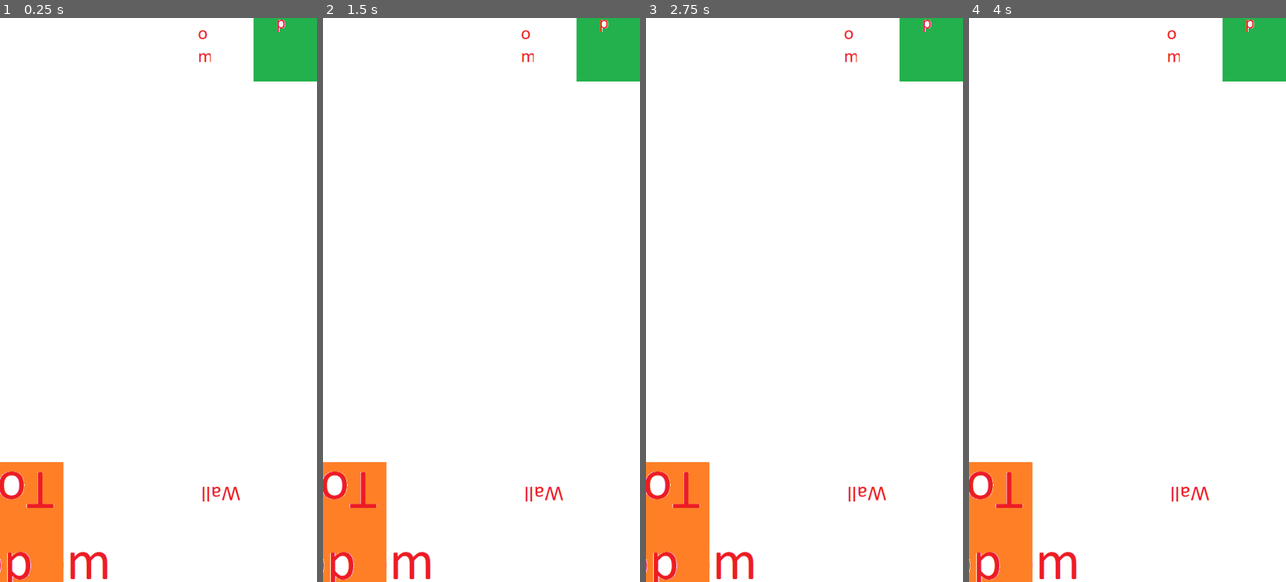
Above: before the commit, frames 1-4 (left to right).
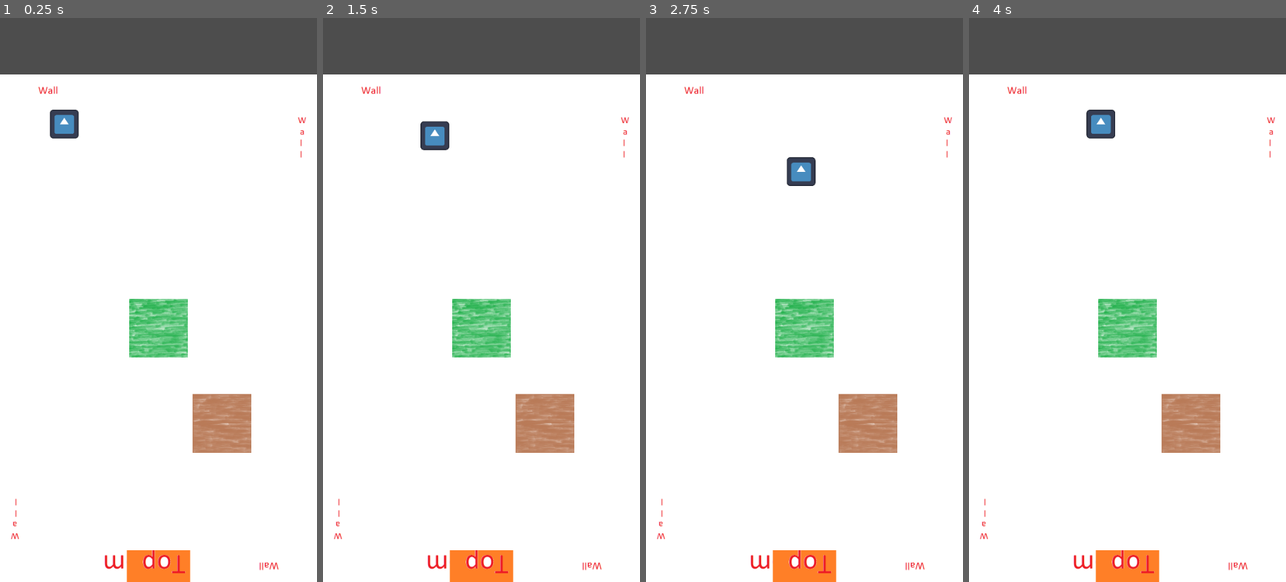
Above: after the commit, the same moments.

Repository: eiparfenov/SwipeDungeon
Game: Godot game, scene res://temp_and_test/player_test.tscn
Two runs of this game, one before a commit and one after it. Both use one fixed random seed, a clock stepped at 60 frames per second and the inputs below. Before the commit the project starts from res://maze/maze.tscn. The engine's default icon, where the game draws it, is replaced by a stand-in: a white triangle on a blue panel in a dark square.
Inputs:
- Up to frame 1 (0.25 s): no input
- Up to frame 2 (1.5 s): tap Enter at 0.5 s; hold Right (ui_right) 0.53-1.28 s; hold Down (ui_down) from 1.28 s (still down)
- Up to frame 3 (2.75 s): release Down (ui_down) at 2.03 s; hold Right (ui_right) from 2.03 s (still down)
- Up to frame 4 (4 s): release Right (ui_right) at 2.78 s; hold Up (ui_up) 2.78-3.53 s; hold Left (ui_left) from 3.53 s (still down)

The runs differ from the first frame. In frame 1, 20% of the frame differs, in the area x 0-100%, y 0-100%; in frame 2, 20%; in frame 3, 20%; in frame 4, 20%.

Commit message:
Early major improvment

Diff:
--- a/Utils/direction.gd
+++ b/Utils/direction.gd
@@ -30,3 +30,6 @@
 	dir = dir << 2 | dir >> 2
 	dir = dir % 16
 	return dir
+
+
+const UNIT = 108.0
--- /dev/null
+++ b/entities/base_entity.gd
@@ -0,0 +1,30 @@
+extends CharacterBody2D
+class_name BaseEntity
+
+
+var velocity_effectors: Array[BaseVelocityEffector] = []
+var stats: EntityStats:
+	get:
+		return $EntityStats
+var current_velocity: Vector2:
+	get:
+		var velocity = Vector2.ZERO
+		for velocity_effector in velocity_effectors:
+			velocity = velocity_effector.effect_velocity(velocity)
+		return velocity
+
+
+func _physics_process(delta):
+	var collision = move_and_collide(current_velocity * delta * stats.speed * Utils.UNIT)
+	if collision != null:
+		for velocity_effector in velocity_effectors:
+			velocity_effector.on_entity_collision(collision)
+
+
+func add_velocity_effector(velocity_effector: BaseVelocityEffector):
+	velocity_effectors.append(velocity_effector)
+	velocity_effectors.sort_custom(func(a, b): return a.order < b.order)
+
+
+func remove_velocity_effector(velocity_effector: BaseVelocityEffector):
+	velocity_effectors.erase(velocity_effector)
--- /dev/null
+++ b/entities/base_entity.tscn
@@ -0,0 +1,29 @@
+[gd_scene load_steps=6 format=3 uid="uid://0oe3rsmd5net"]
+
+[ext_resource type="Script" path="res://entities/base_entity.gd" id="1_3jshd"]
+[ext_resource type="Script" path="res://entities/entity_stats.gd" id="2_8n5x3"]
+[ext_resource type="Texture2D" uid="uid://b5g0jgx2pmmnm" path="res://icon.svg" id="2_iomff"]
+[ext_resource type="Script" path="res://entities/damageable.gd" id="5_kg68w"]
+
+[sub_resource type="CircleShape2D" id="CircleShape2D_1ot2t"]
+resource_local_to_scene = true
+radius = 30.0
+
+[node name="BaseEntity" type="CharacterBody2D"]
+collision_layer = 0
+collision_mask = 16
+script = ExtResource("1_3jshd")
+
+[node name="Sprite2D" type="Sprite2D" parent="."]
+texture = ExtResource("2_iomff")
+
+[node name="CollisionShape2D" type="CollisionShape2D" parent="."]
+shape = SubResource("CircleShape2D_1ot2t")
+
+[node name="EntityStats" type="Node2D" parent="."]
+script = ExtResource("2_8n5x3")
+
+[node name="VelocityEffectors" type="Node2D" parent="."]
+
+[node name="Damageable" type="Node2D" parent="."]
+script = ExtResource("5_kg68w")
--- /dev/null
+++ b/entities/base_velocity_effector.gd
@@ -0,0 +1,27 @@
+extends Node2D
+class_name BaseVelocityEffector
+
+
+@export var order: int
+var stats: EntityStats:
+	get:
+		return get_node("../EntityStats")
+var entity: BaseEntity:
+	get:
+		return get_node("../..")
+
+
+func _ready():
+	entity.add_velocity_effector(self)
+
+
+func _exit_tree():
+	entity.remove_velocity_effector(self)
+
+
+func effect_velocity(velocity: Vector2) -> Vector2:
+	return Vector2.ZERO
+
+
+func on_entity_collision(collision: KinematicCollision2D):
+	pass
--- /dev/null
+++ b/entities/damageable.gd
@@ -0,0 +1,19 @@
+extends Node2D
+class_name Damageable
+
+var health: int
+signal health_changed(health: int)
+signal died
+signal damaged(damage: int)
+
+func apply_damage(damage: float):
+	if randf() < (damage - floori(damage)):
+		damage += 1
+
+	health -= floori(damage)
+
+	health_changed.emit(health)
+	if health <= 0:
+		died.emit()
+
+	damaged.emit(damage)
--- /dev/null
+++ b/entities/enemies/bat.gd
@@ -0,0 +1 @@
+extends BaseEntity
--- /dev/null
+++ b/entities/enemies/bat.tscn
@@ -0,0 +1,12 @@
+[gd_scene load_steps=3 format=3 uid="uid://cumoocou81n05"]
+
+[ext_resource type="PackedScene" uid="uid://0oe3rsmd5net" path="res://entities/base_entity.tscn" id="1_yyk0m"]
+
+[sub_resource type="CircleShape2D" id="CircleShape2D_7iqgq"]
+resource_local_to_scene = true
+radius = 30.0
+
+[node name="BaseEntity" instance=ExtResource("1_yyk0m")]
+
+[node name="CollisionShape2D" parent="." index="1"]
+shape = SubResource("CircleShape2D_7iqgq")
--- /dev/null
+++ b/entities/entity_stats.gd
@@ -0,0 +1,9 @@
+extends Node2D
+class_name EntityStats
+
+@export var _speed: float # initial, don't change in game
+var speed: float # current, can be changed by effects
+
+
+func _ready():
+	speed = _speed
--- /dev/null
+++ b/entities/player/player.tscn
@@ -0,0 +1,28 @@
+[gd_scene load_steps=5 format=3 uid="uid://bo25ho7c4320c"]
+
+[ext_resource type="PackedScene" uid="uid://0oe3rsmd5net" path="res://entities/base_entity.tscn" id="1_obgi1"]
+[ext_resource type="PackedScene" uid="uid://bw5ie4mnr3yti" path="res://entities/velocity_effectors/player_control_ve.tscn" id="2_3ud8a"]
+[ext_resource type="PackedScene" uid="uid://b5u87v52gdb3h" path="res://entities/velocity_effectors/spickes_trap_ve.tscn" id="3_mkisa"]
+
+[sub_resource type="CircleShape2D" id="CircleShape2D_pd0vy"]
+resource_local_to_scene = true
+radius = 30.0
+
+[node name="Player" instance=ExtResource("1_obgi1")]
+collision_layer = 1
+collision_mask = 124
+metadata/_edit_horizontal_guides_ = [50.0]
+
+[node name="Sprite2D" parent="." index="0"]
+z_index = 10
+scale = Vector2(0.765411, 0.765411)
+
+[node name="CollisionShape2D" parent="." index="1"]
+shape = SubResource("CircleShape2D_pd0vy")
+
+[node name="EntityStats" parent="." index="2"]
+_speed = 2.0
+
+[node name="PlayerControlVe" parent="VelocityEffectors" index="0" instance=ExtResource("2_3ud8a")]
+
+[node name="SpickesTrapVe" parent="VelocityEffectors" index="2" instance=ExtResource("3_mkisa")]
--- /dev/null
+++ b/entities/velocity_effectors/diagonal_enemy_control_ve.gd
@@ -0,0 +1 @@
+extends BaseVelocityEffector
--- /dev/null
+++ b/entities/velocity_effectors/diagonal_enemy_control_ve.tscn
@@ -0,0 +1,6 @@
+[gd_scene load_steps=2 format=3 uid="uid://dd5fa6hoqh6pi"]
+
+[ext_resource type="Script" path="res://entities/velocity_effectors/diagonal_enemy_control_ve.gd" id="1_8ffwy"]
+
+[node name="DiagonalEnemyControlVe" type="Node2D"]
+script = ExtResource("1_8ffwy")
--- /dev/null
+++ b/entities/velocity_effectors/dirt_trap_ve.gd
@@ -0,0 +1,9 @@
+extends BaseVelocityEffector
+class_name DirtTrapVelocityEffector
+
+
+var dirt_trap_multiplier: float = 1
+
+
+func effect_velocity(velocity: Vector2) -> Vector2:
+	return velocity * dirt_trap_multiplier
--- /dev/null
+++ b/entities/velocity_effectors/dirt_trap_ve.tscn
@@ -0,0 +1,6 @@
+[gd_scene load_steps=2 format=3 uid="uid://dxlsddwiycci6"]
+
+[ext_resource type="Script" path="res://entities/velocity_effectors/dirt_trap_ve.gd" id="1_s4lm2"]
+
+[node name="DirtTrapVe" type="Node2D"]
+script = ExtResource("1_s4lm2")
--- /dev/null
+++ b/entities/velocity_effectors/player_control_ve.gd
@@ -0,0 +1,22 @@
+extends BaseVelocityEffector
+class_name PlayerControlVelocityEffector
+
+var direction: Vector2 = Vector2.ZERO
+
+func _process(delta):
+	if Input.is_action_just_pressed("ui_up"):
+		direction = Vector2.UP
+	if Input.is_action_just_pressed("ui_left"):
+		direction = Vector2.LEFT
+	if Input.is_action_just_pressed("ui_right"):
+		direction = Vector2.RIGHT
+	if Input.is_action_just_pressed("ui_down"):
+		direction = Vector2.DOWN
+
+
+func effect_velocity(velocity: Vector2) -> Vector2:
+	return direction
+
+
+func on_entity_collision(collision: KinematicCollision2D):
+	direction = -direction
--- /dev/null
+++ b/entities/velocity_effectors/player_control_ve.tscn
@@ -0,0 +1,7 @@
+[gd_scene load_steps=2 format=3 uid="uid://bw5ie4mnr3yti"]
+
+[ext_resource type="Script" path="res://entities/velocity_effectors/player_control_ve.gd" id="1_qf2ot"]
+
+[node name="PlayerControlVe" type="Node2D"]
+script = ExtResource("1_qf2ot")
+order = -1
--- /dev/null
+++ b/entities/velocity_effectors/spickes_trap_ve.gd
@@ -0,0 +1,8 @@
+extends BaseVelocityEffector
+class_name SpikesTrapVelocityEffector
+
+var is_in_trap: bool = false
+
+
+func effect_velocity(velocity: Vector2) -> Vector2:
+	return Vector2.ZERO if is_in_trap else velocity
--- /dev/null
+++ b/entities/velocity_effectors/spickes_trap_ve.tscn
@@ -0,0 +1,6 @@
+[gd_scene load_steps=2 format=3 uid="uid://b5u87v52gdb3h"]
+
+[ext_resource type="Script" path="res://entities/velocity_effectors/spickes_trap_ve.gd" id="1_ghb1q"]
+
+[node name="SpickesTrapVe" type="Node2D"]
+script = ExtResource("1_ghb1q")
--- /dev/null
+++ b/maze/content_set.gd
@@ -0,0 +1,18 @@
+class_name ContentSet
+
+var _content_scenes: Dictionary = {}
+
+
+func _init(content_data: Dictionary):
+	for content_name in content_data:
+		_content_scenes[content_name] = load(content_data[content_name])
+
+
+func fill_room(room: Room, contents_data: Array):
+	var content_parent = room.get_node("Content")
+	for content_data in contents_data:
+		var content: Node2D = _content_scenes[content_data["name"]].instantiate()
+		for content_var in content_data.keys().filter(func(x): return not x in ["name", "position"] and x in content):
+			content.set(content_var, content_data[content_var])
+		content_parent.add_child(content)
+		content.position = content_data["position"] * Utils.UNIT
--- a/maze/maze.gd
+++ b/maze/maze.gd
@@ -4,7 +4,7 @@
 
 @export_file("*.txt") var level: String
 var room_scene = preload("res://maze/room/room.tscn")
-var room_offset = Vector2(1080, 1728)
+var room_offset = Vector2(Utils.UNIT * 10, Utils.UNIT * 16)
 
 func _ready():
 	_create_maze()
@@ -15,10 +15,12 @@
 	var data = str_to_var(file.get_as_text())
 	var generated_maze = MazeGenerator.generate_maze(data)
 	var sprites_set = SpritesSet.new(data["sprites"])
+	var content_set = ContentSet.new(data["contents"])
 
 	for room_data in generated_maze:
 		var room: Room = room_scene.instantiate()
 		add_child(room)
 
 		sprites_set.color_room(room, generated_maze[room_data])
+		content_set.fill_room(room, generated_maze[room_data]["content"])
 		room.global_position = Vector2(room_offset.x * room_data.x, room_offset.y * room_data.y)
--- a/maze/room/room.tscn
+++ b/maze/room/room.tscn
@@ -12,6 +12,13 @@
 [ext_resource type="Texture2D" uid="uid://du65m44q4i8ty" path="res://assets/levels/example/v_door.png" id="10_flv7i"]
 [ext_resource type="Texture2D" uid="uid://bekowvbcq0qgh" path="res://assets/levels/example/v_top.png" id="11_v76sf"]
 
+[sub_resource type="RectangleShape2D" id="RectangleShape2D_0neox"]
+resource_local_to_scene = true
+size = Vector2(216, 108)
+
+[sub_resource type="RectangleShape2D" id="RectangleShape2D_deg1e"]
+size = Vector2(108, 216)
+
 [node name="Room" type="Node2D"]
 position = Vector2(540, 960)
 script = ExtResource("1_nnnry")
@@ -24,8 +31,10 @@
 
 [node name="Walls" type="Node2D" parent="."]
 
-[node name="WallTop" type="Node2D" parent="Walls"]
+[node name="WallTop" type="StaticBody2D" parent="Walls"]
 position = Vector2(0, -810)
+collision_layer = 0
+collision_mask = 0
 script = ExtResource("2_rdcog")
 direction = 1
 
@@ -42,9 +51,14 @@
 [node name="DoorTop" type="Sprite2D" parent="Walls/WallTop"]
 texture = ExtResource("6_ajvwa")
 
-[node name="WallBottom" type="Node2D" parent="Walls"]
+[node name="CollisionShape2D" type="CollisionShape2D" parent="Walls/WallTop"]
+shape = SubResource("RectangleShape2D_0neox")
+
+[node name="WallBottom" type="StaticBody2D" parent="Walls"]
 position = Vector2(0, 810)
 rotation = 3.14159
+collision_layer = 0
+collision_mask = 0
 script = ExtResource("2_rdcog")
 direction = 4
 
@@ -61,8 +75,13 @@
 [node name="DoorTop" type="Sprite2D" parent="Walls/WallBottom"]
 texture = ExtResource("6_ajvwa")
 
-[node name="WallRight" type="Node2D" parent="Walls"]
+[node name="CollisionShape2D" type="CollisionShape2D" parent="Walls/WallBottom"]
+shape = SubResource("RectangleShape2D_0neox")
+
+[node name="WallRight" type="StaticBody2D" parent="Walls"]
 position = Vector2(486, 0)
+collision_layer = 0
+collision_mask = 0
 script = ExtResource("2_rdcog")
 direction = 8
 
@@ -79,9 +98,14 @@
 [node name="DoorTop" type="Sprite2D" parent="Walls/WallRight"]
 texture = ExtResource("11_v76sf")
 
-[node name="WallLeft" type="Node2D" parent="Walls"]
+[node name="CollisionShape2D" type="CollisionShape2D" parent="Walls/WallRight"]
+shape = SubResource("RectangleShape2D_deg1e")
+
+[node name="WallLeft" type="StaticBody2D" parent="Walls"]
 position = Vector2(-486, 0)
 rotation = 3.14159
+collision_layer = 0
+collision_mask = 0
 script = ExtResource("2_rdcog")
 direction = 2
 
@@ -97,3 +121,23 @@
 
 [node name="DoorTop" type="Sprite2D" parent="Walls/WallLeft"]
 texture = ExtResource("11_v76sf")
+
+[node name="CollisionShape2D" type="CollisionShape2D" parent="Walls/WallLeft"]
+shape = SubResource("RectangleShape2D_deg1e")
+
+[node name="RoomWall" type="StaticBody2D" parent="."]
+collision_layer = 16
+collision_mask = 16
+
+[node name="CollisionPolygon2D" type="CollisionPolygon2D" parent="RoomWall"]
+polygon = PackedVector2Array(432, -108, 540, -108, 540, -864, 108, -864, 108, -756, 432, -756)
+
+[node name="CollisionPolygon2D2" type="CollisionPolygon2D" parent="RoomWall"]
+build_mode = 1
+polygon = PackedVector2Array(-432, -108, -540, -108, -540, -864, -108, -864, -108, -756, -432, -756)
+
+[node name="CollisionPolygon2D3" type="CollisionPolygon2D" parent="RoomWall"]
+polygon = PackedVector2Array(-432, 108, -540, 108, -540, 864, -108, 864, -108, 756, -432, 756)
+
+[node name="CollisionPolygon2D4" type="CollisionPolygon2D" parent="RoomWall"]
+polygon = PackedVector2Array(432, 108, 540, 108, 540, 864, 108, 864, 108, 756, 432, 756)
--- a/maze/room/wall.gd
+++ b/maze/room/wall.gd
@@ -1,4 +1,4 @@
-extends Node2D
+extends StaticBody2D
 class_name Wall
 
 @export var direction: Utils.Direction
--- /dev/null
+++ b/maze/room_content/traps/dirt_trap.gd
@@ -0,0 +1,19 @@
+extends Area2D
+class_name DirtTrap
+
+var slow_k: float
+
+
+
+func _on_body_entered(body):
+	if not body.has_node("VelocityEffectors/DirtTrapVe"):
+		return
+
+	body.get_node("VelocityEffectors/DirtTrapVe").dirt_trap_multiplier *= slow_k
+
+
+func _on_body_exited(body):
+	if not body.has_node("VelocityEffectors/DirtTrapVe"):
+		return
+
+	body.get_node("VelocityEffectors/DirtTrapVe").dirt_trap_multiplier /= slow_k
--- /dev/null
+++ b/maze/room_content/traps/dirt_trap.tscn
@@ -0,0 +1,23 @@
+[gd_scene load_steps=4 format=3 uid="uid://0vgttag0rge2"]
+
+[ext_resource type="Script" path="res://maze/room_content/traps/dirt_trap.gd" id="1_1fb8l"]
+[ext_resource type="Texture2D" uid="uid://bbcmbvtqoh74k" path="res://assets/traps/dirt_trap.bmp" id="2_ptess"]
+
+[sub_resource type="RectangleShape2D" id="RectangleShape2D_ksoxu"]
+size = Vector2(200, 200)
+
+[node name="DirtTrap" type="Area2D"]
+z_index = 5
+collision_layer = 0
+collision_mask = 5
+priority = 2
+script = ExtResource("1_1fb8l")
+
+[node name="CollisionShape2D" type="CollisionShape2D" parent="."]
+shape = SubResource("RectangleShape2D_ksoxu")
+
+[node name="Sprite2D" type="Sprite2D" parent="."]
+texture = ExtResource("2_ptess")
+
+[connection signal="body_entered" from="." to="." method="_on_body_entered"]
+[connection signal="body_exited" from="." to="." method="_on_body_exited"]
--- /dev/null
+++ b/maze/room_content/traps/spikes_trap.gd
@@ -0,0 +1,24 @@
+extends Area2D
+
+var time_inside: float
+var out_distance: float
+
+
+func _on_body_entered(body: CollisionObject2D):
+	if not body.has_node("VelocityEffectors/SpickesTrapVe"):
+		return
+
+	$Sprite2D.frame = 1
+	var direction: Vector2 = body.current_velocity.normalized()
+	var mask = range(1, 33).filter(func(x): return body.get_collision_layer_value(x))
+	mask.map(func(x): body.set_collision_layer_value(x, false); return x)
+
+	body.get_node("VelocityEffectors/SpickesTrapVe").is_in_trap = true
+	body.global_position = global_position
+
+	await get_tree().create_timer(time_inside).timeout
+
+	body.get_node("VelocityEffectors/SpickesTrapVe").is_in_trap = false
+	body.translate(direction * out_distance * Utils.UNIT)
+	await get_tree().process_frame
+	mask.map(func(x): body.set_collision_layer_value(x, true); return x)
--- /dev/null
+++ b/maze/room_content/traps/spikes_trap.tscn
@@ -0,0 +1,22 @@
+[gd_scene load_steps=4 format=3 uid="uid://dg78yaa0chnu"]
+
+[ext_resource type="Script" path="res://maze/room_content/traps/spikes_trap.gd" id="1_maw2j"]
+[ext_resource type="Texture2D" uid="uid://babp5l32q5xf5" path="res://assets/traps/spickes_trap.bmp" id="2_xftxg"]
+
+[sub_resource type="RectangleShape2D" id="RectangleShape2D_bb1ae"]
+resource_local_to_scene = true
+size = Vector2(200, 200)
+
+[node name="SpikesTrap" type="Area2D"]
+collision_layer = 0
+script = ExtResource("1_maw2j")
+
+[node name="Sprite2D" type="Sprite2D" parent="."]
+z_index = 5
+texture = ExtResource("2_xftxg")
+hframes = 2
+
+[node name="CollisionShape2D" type="CollisionShape2D" parent="."]
+shape = SubResource("RectangleShape2D_bb1ae")
+
+[connection signal="body_entered" from="." to="." method="_on_body_entered"]
--- a/maze/sprites_set.gd
+++ b/maze/sprites_set.gd
@@ -82,7 +82,6 @@
 func color_room(room: Room, room_data: Dictionary):
 	room.get_node("Background").texture = backgrounds[room_data["background"]]
 	for wall in room.get_node("Walls").get_children():
-		print(wall.name, " ", wall.direction)
 		wall.get_node("Wall").texture = get_wall(room_data["walls"][wall.direction], wall.direction)
 		var door = get_door(room_data["doors"][wall.direction], wall.direction)
 		wall.get_node("DoorTop").texture = door[0]
--- a/project.godot
+++ b/project.godot
@@ -11,7 +11,7 @@
 [application]
 
 config/name="SwipeDungeon"
-run/main_scene="res://maze/maze.tscn"
+run/main_scene="res://temp_and_test/player_test.tscn"
 config/features=PackedStringArray("4.1", "GL Compatibility")
 config/icon="res://icon.svg"
 
@@ -21,6 +21,16 @@
 window/size/viewport_height=960
 window/size/initial_position_type=2
 
+[layer_names]
+
+2d_physics/layer_1="Player"
+2d_physics/layer_2="PlayerBullets"
+2d_physics/layer_3="Enemies"
+2d_physics/layer_4="EnemiesBullets"
+2d_physics/layer_5="Room"
+2d_physics/layer_6="Traps"
+2d_physics/layer_7="TrapBullets"
+
 [rendering]
 
 renderer/rendering_method="gl_compatibility"
--- /dev/null
+++ b/temp_and_test/player_test.tscn
@@ -0,0 +1,16 @@
+[gd_scene load_steps=3 format=3 uid="uid://dw26kyqxl1ip0"]
+
+[ext_resource type="PackedScene" uid="uid://bo25ho7c4320c" path="res://entities/player/player.tscn" id="1_5pi8j"]
+[ext_resource type="PackedScene" uid="uid://cqw12f5dxsy3i" path="res://temp_and_test/room_test.tscn" id="2_2wf7c"]
+
+[node name="PlayerTest" type="Node2D"]
+
+[node name="RoomTest" parent="." instance=ExtResource("2_2wf7c")]
+room_name = "TrapsDemo"
+
+[node name="Camera2D" type="Camera2D" parent="."]
+position = Vector2(540, 864)
+zoom = Vector2(0.5, 0.5)
+
+[node name="Player" parent="." instance=ExtResource("1_5pi8j")]
+position = Vector2(219, 265)
--- /dev/null
+++ b/temp_and_test/room_test.gd
@@ -0,0 +1,40 @@
+extends Node2D
+
+
+@export_file("*.txt") var level: String
+@export var room_name: String
+@export var gates: Utils.Direction
+
+var room_scene = preload("res://maze/room/room.tscn")
+
+func _ready():
+	var file = FileAccess.open(level, FileAccess.READ)
+	var data = str_to_var(file.get_as_text())
+
+	var sprites_set = SpritesSet.new(data["sprites"])
+	var content_set = ContentSet.new(data["contents"])
+	var room_to_create = data["rooms"][room_name]
+	var theme = data["themes"][room_to_create.get("theme", data["default_theme"])]
+
+	room_to_create["background"] = theme["background"].pick_random()
+	room_to_create["walls"] = {
+		Utils.Direction.Top: theme["walls"].pick_random(),
+		Utils.Direction.Left: theme["walls"].pick_random(),
+		Utils.Direction.Bottom: theme["walls"].pick_random(),
+		Utils.Direction.Right: theme["walls"].pick_random(),
+		}
+	room_to_create["doors"] = {
+		Utils.Direction.Top: theme["doors"].pick_random(),
+		Utils.Direction.Left: theme["doors"].pick_random(),
+		Utils.Direction.Bottom: theme["doors"].pick_random(),
+		Utils.Direction.Right: theme["doors"].pick_random(),
+		}
+	room_to_create.erase("theme")
+	room_to_create["gates"] = gates
+
+	var room = room_scene.instantiate()
+	add_child(room)
+	sprites_set.color_room(room, room_to_create)
+	content_set.fill_room(room, room_to_create["content"])
+
+	print(var_to_str(Vector2(1, 1.5)))
--- /dev/null
+++ b/temp_and_test/room_test.tscn
@@ -0,0 +1,9 @@
+[gd_scene load_steps=2 format=3 uid="uid://cqw12f5dxsy3i"]
+
+[ext_resource type="Script" path="res://temp_and_test/room_test.gd" id="1_8mtr0"]
+
+[node name="RoomTest" type="Node2D"]
+script = ExtResource("1_8mtr0")
+level = "res://levels/level1.txt"
+room_name = "Example"
+gates = 4
Binary file added: assets/traps/dirt_trap.bmp
Not shown, added: assets/traps/dirt_trap.bmp.import
Binary file added: assets/traps/spickes_trap.bmp
Not shown, added: assets/traps/spickes_trap.bmp.import
Not shown, changed: levels/level1.txt
Not shown: 1 places in maze/room/room.tscn that only renumber resources
